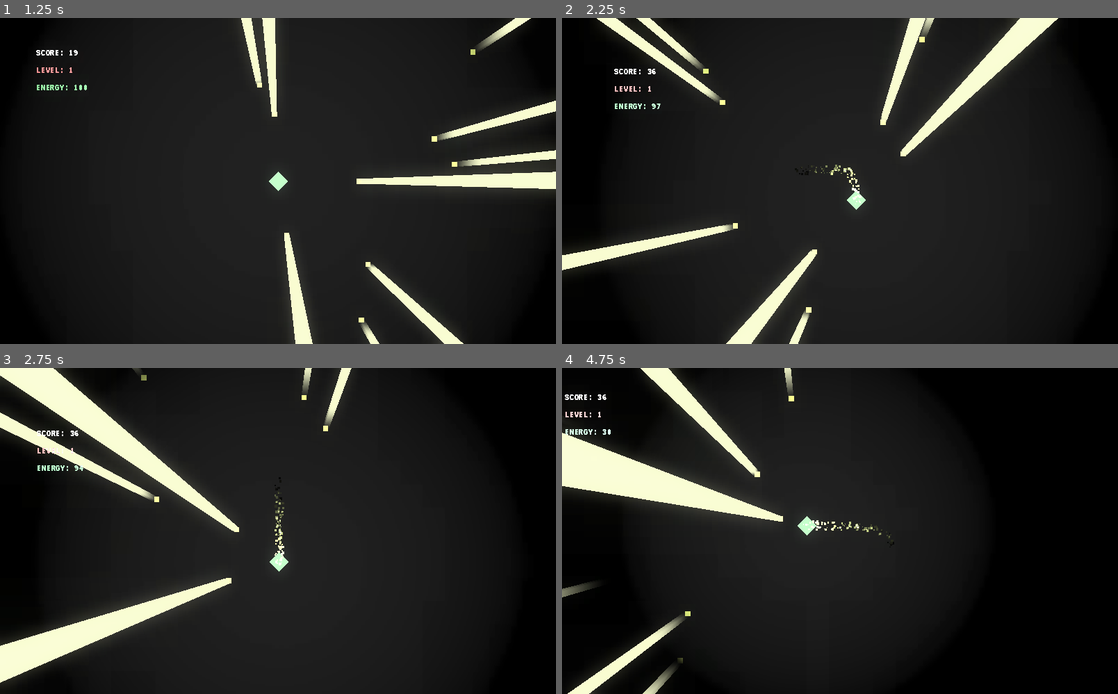
Above: before the commit, frames 1-4 (two rows, left to right).
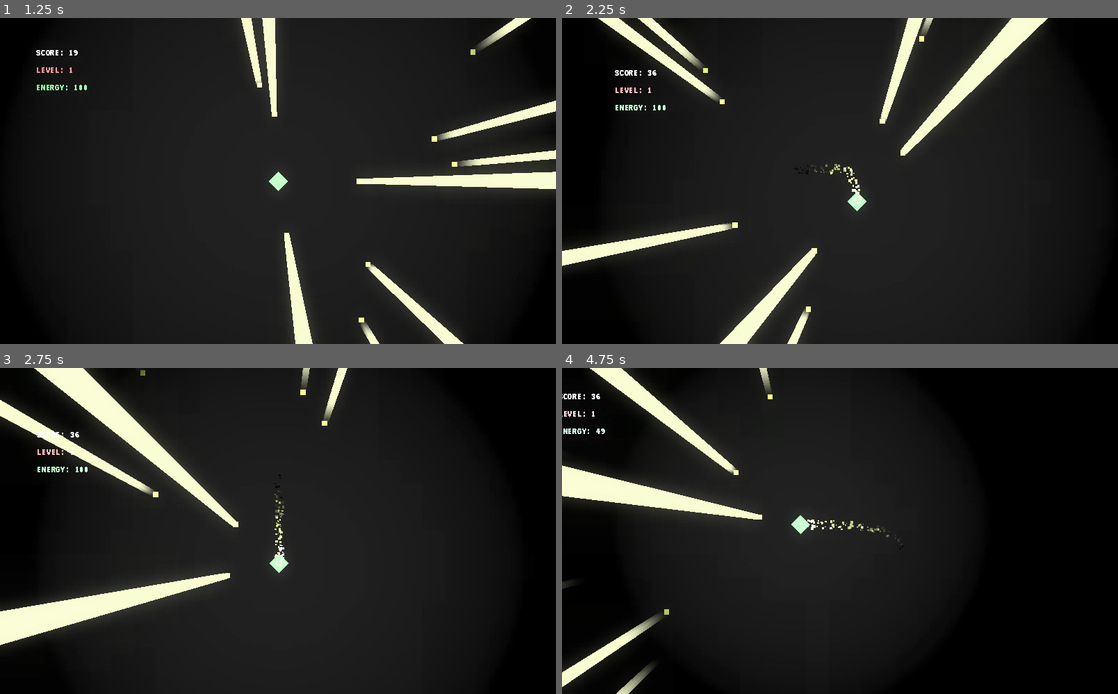
Above: after the commit, the same moments.

Repository: CraigChilds94/darkness
Game: Godot game, scene res://Menu.tscn
Two runs of this game, one before a commit and one after it. Both use one fixed random seed, a clock stepped at 60 frames per second and the inputs below. Sound files missing from this copy of the repository are replaced by a short silence.
Inputs (mouse positions are in pixels of both pictures, inside the frame that each line leads up to):
- Up to frame 1 (1.25 s): click (278, 210) at 0.5 s
- Up to frame 2 (2.25 s): tap Enter (ui_accept) at 1.25, 2.1 s; hold Right (ui_right) 1.28-2.03 s; hold Enter (ui_accept) 1.28-2.03 s; hold Down (ui_down) from 2.03 s (still down)
- Up to frame 3 (2.75 s): keep holding Down (ui_down); tap Enter (ui_accept) at 2.27, 2.57 s
- Up to frame 4 (4.75 s): release Down (ui_down) at 2.78 s; hold Right (ui_right) 2.78-3.53 s; hold Enter (ui_accept) 2.78-3.53 s; hold Up (ui_up) 3.53-4.28 s; tap Enter (ui_accept) at 3.6, 3.77, 4.07 s; hold Left (ui_left) from 4.28 s (still down); hold Enter (ui_accept) from 4.28 s (still down)

Frame 1 is identical in both runs. In frame 2, 2.5% of the frame differs, in the area x 0-90%, y 0-100%; in frame 3, 12%, in the area x 0-64%, y 0-98%; in frame 4, 8.4%.

Commit message:
Fixes to the boost

Diff:
--- a/scripts/PlayerController.gd
+++ b/scripts/PlayerController.gd
@@ -6,6 +6,8 @@
 
 var velocity = Vector2.ZERO
 export var energy = 100
+var energy_use = 50
+var energy_regen = 10
 
 signal hit
 
@@ -17,11 +19,14 @@
 	input_vector = input_vector.normalized()
 
 	var sprint_multiplier = 1
-	if energy > 0 and Input.is_action_pressed("ui_accept"):
-		sprint_multiplier = 1.25
-		energy = max(0, energy - (50 * delta))
+	var energy_left = max(0, energy - (energy_use * delta))
+
+	if Input.is_action_pressed("ui_accept"):
+		if energy_left > 0:
+			sprint_multiplier = 1.5
+			energy = floor(max(0, energy_left))
 	else:
-		energy = min(100, energy + (10 * delta))
+		energy = ceil(min(100, energy + (energy_regen * delta)))
 
 	if input_vector != Vector2.ZERO:
 		velocity += input_vector * acceleration * delta
Not shown: 11 places in Level.tscn that only renumber resources
Not shown, changed: export_presets.cfg
